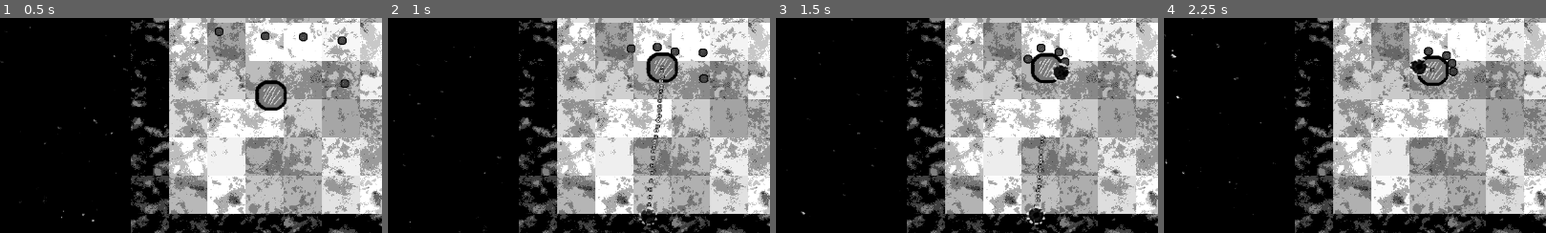
Above: before the commit, frames 1-4 (left to right).
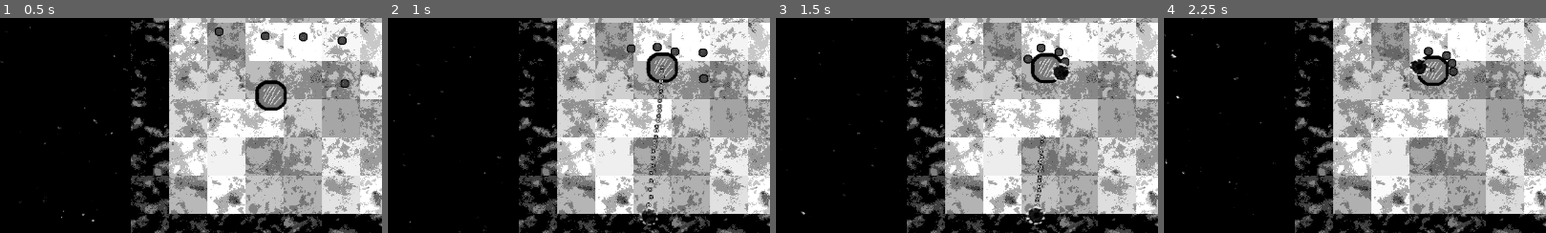
Above: after the commit, the same moments.

Repository: Indivicivet/ludumdare54
Game: Godot game, scene res://ludumdare54.tscn
Same seed, same stepped clock (60 frames per second), same inputs: the game is played once before the commit and once after it.
Inputs (mouse positions are % of the whole screen's width and height, from its top left):
- Up to frame 1 (0.5 s): no input
- Up to frame 2 (1 s): move the mouse to (45, 70) at 0.52 s; press the mouse at (45, 70) at 0.53 s; hold Up (up) from 0.53 s (still down)
- Up to frame 3 (1.5 s): keep holding Up (up); move the mouse to (80, 65) at 1.27 s; release the mouse at (80, 65) at 1.28 s; click (80, 65) at 1.35 s
- Up to frame 4 (2.25 s): move the mouse to (20, 35) at 2.02 s; release Up (up) at 2.03 s; press the mouse at (20, 35) at 2.03 s; hold Left (left) from 2.03 s (still down)
The pictures show only the part of the screen within x 10-60%, y 33-83%; the shares and areas given below are measured in that part.

Frame 1 is identical in both runs. In frame 2, 0.3% of the frame differs, in the area x 65-73%, y 28-97%; in frame 3, 0.3%; in frame 4, less than 0.1%.

Commit message:
add some random spread to bullet firing

Diff:
--- a/scripts/gun1.gd
+++ b/scripts/gun1.gd
@@ -1,6 +1,9 @@
 extends Node2D
 
 
+const RANDOM_SPREAD = 3;
+
+var rng = RandomNumberGenerator.new()
 var bullet_type_1 = preload("res://bullet_type_1.tscn")
 
 
@@ -12,4 +15,7 @@
 		bullet_inst.dir = (
 			get_viewport().get_mouse_position()
 			- self.global_transform.get_origin()
+			+ Vector2(
+				rng.randf_range(-1, 1), rng.randf_range(-1, 1)
+			) * RANDOM_SPREAD / 2
 		)
